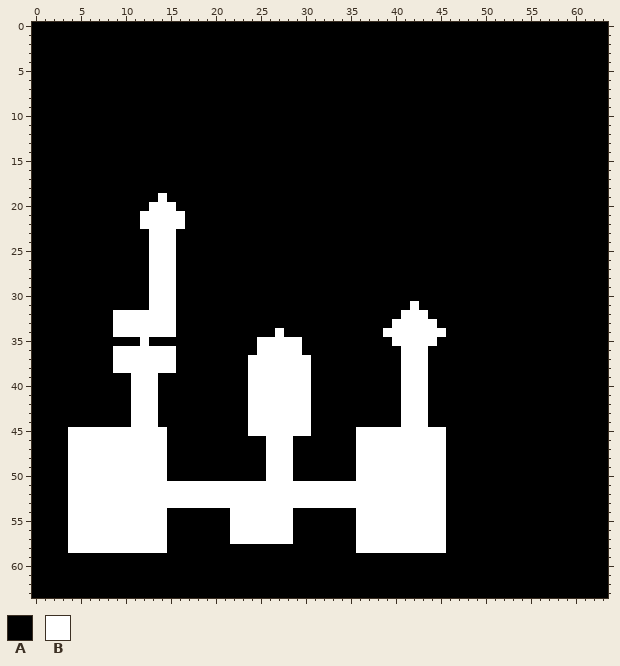
A pixel-art sprite gets an edit: Assets/LayoutMap.png. Above is the file before it was changed.
The file is 64x64 pixels.
Palette (. is transparent): A #000000  B #ffffff
Pixels before (only the part around the change), first column x 0:
 3 AAAAAAAAAAAAAAAAAAAAAAAAAAAAAAAAAAAAAAAAAAAAAAAAAAAAAAAAAAAAAAAA
 4 AAAAAAAAAAAAAAAAAAAAAAAAAAAAAAAAAAAAAAAAAAAAAAAAAAAAAAAAAAAAAAAA
 5 AAAAAAAAAAAAAAAAAAAAAAAAAAAAAAAAAAAAAAAAAAAAAAAAAAAAAAAAAAAAAAAA
 6 AAAAAAAAAAAAAAAAAAAAAAAAAAAAAAAAAAAAAAAAAAAAAAAAAAAAAAAAAAAAAAAA
 7 AAAAAAAAAAAAAAAAAAAAAAAAAAAAAAAAAAAAAAAAAAAAAAAAAAAAAAAAAAAAAAAA
 8 AAAAAAAAAAAAAAAAAAAAAAAAAAAAAAAAAAAAAAAAAAAAAAAAAAAAAAAAAAAAAAAA
 9 AAAAAAAAAAAAAAAAAAAAAAAAAAAAAAAAAAAAAAAAAAAAAAAAAAAAAAAAAAAAAAAA
10 AAAAAAAAAAAAAAAAAAAAAAAAAAAAAAAAAAAAAAAAAAAAAAAAAAAAAAAAAAAAAAAA
11 AAAAAAAAAAAAAAAAAAAAAAAAAAAAAAAAAAAAAAAAAAAAAAAAAAAAAAAAAAAAAAAA
12 AAAAAAAAAAAAAAAAAAAAAAAAAAAAAAAAAAAAAAAAAAAAAAAAAAAAAAAAAAAAAAAA
13 AAAAAAAAAAAAAAAAAAAAAAAAAAAAAAAAAAAAAAAAAAAAAAAAAAAAAAAAAAAAAAAA
14 AAAAAAAAAAAAAAAAAAAAAAAAAAAAAAAAAAAAAAAAAAAAAAAAAAAAAAAAAAAAAAAA
15 AAAAAAAAAAAAAAAAAAAAAAAAAAAAAAAAAAAAAAAAAAAAAAAAAAAAAAAAAAAAAAAA
16 AAAAAAAAAAAAAAAAAAAAAAAAAAAAAAAAAAAAAAAAAAAAAAAAAAAAAAAAAAAAAAAA
17 AAAAAAAAAAAAAAAAAAAAAAAAAAAAAAAAAAAAAAAAAAAAAAAAAAAAAAAAAAAAAAAA
18 AAAAAAAAAAAAAAAAAAAAAAAAAAAAAAAAAAAAAAAAAAAAAAAAAAAAAAAAAAAAAAAA
19 AAAAAAAAAAAAAABAAAAAAAAAAAAAAAAAAAAAAAAAAAAAAAAAAAAAAAAAAAAAAAAA
20 AAAAAAAAAAAAABBBAAAAAAAAAAAAAAAAAAAAAAAAAAAAAAAAAAAAAAAAAAAAAAAA
21 AAAAAAAAAAAABBBBBAAAAAAAAAAAAAAAAAAAAAAAAAAAAAAAAAAAAAAAAAAAAAAA
22 AAAAAAAAAAAABBBBBAAAAAAAAAAAAAAAAAAAAAAAAAAAAAAAAAAAAAAAAAAAAAAA
23 AAAAAAAAAAAAABBBAAAAAAAAAAAAAAAAAAAAAAAAAAAAAAAAAAAAAAAAAAAAAAAA
24 AAAAAAAAAAAAABBBAAAAAAAAAAAAAAAAAAAAAAAAAAAAAAAAAAAAAAAAAAAAAAAA
25 AAAAAAAAAAAAABBBAAAAAAAAAAAAAAAAAAAAAAAAAAAAAAAAAAAAAAAAAAAAAAAA
26 AAAAAAAAAAAAABBBAAAAAAAAAAAAAAAAAAAAAAAAAAAAAAAAAAAAAAAAAAAAAAAA
27 AAAAAAAAAAAAABBBAAAAAAAAAAAAAAAAAAAAAAAAAAAAAAAAAAAAAAAAAAAAAAAA
28 AAAAAAAAAAAAABBBAAAAAAAAAAAAAAAAAAAAAAAAAAAAAAAAAAAAAAAAAAAAAAAA
29 AAAAAAAAAAAAABBBAAAAAAAAAAAAAAAAAAAAAAAAAAAAAAAAAAAAAAAAAAAAAAAA
30 AAAAAAAAAAAAABBBAAAAAAAAAAAAAAAAAAAAAAAAAAAAAAAAAAAAAAAAAAAAAAAA
31 AAAAAAAAAAAAABBBAAAAAAAAAAAAAAAAAAAAAAAAAABAAAAAAAAAAAAAAAAAAAAA
32 AAAAAAAAABBBBBBBAAAAAAAAAAAAAAAAAAAAAAAAABBBAAAAAAAAAAAAAAAAAAAA
33 AAAAAAAAABBBBBBBAAAAAAAAAAAAAAAAAAAAAAAABBBBBAAAAAAAAAAAAAAAAAAA
34 AAAAAAAAABBBBBBBAAAAAAAAAAABAAAAAAAAAAABBBBBBBAAAAAAAAAAAAAAAAAA
35 AAAAAAAAAAAABAAAAAAAAAAAABBBBBAAAAAAAAAABBBBBAAAAAAAAAAAAAAAAAAA
36 AAAAAAAAABBBBBBBAAAAAAAAABBBBBAAAAAAAAAAABBBAAAAAAAAAAAAAAAAAAAA
37 AAAAAAAAABBBBBBBAAAAAAAABBBBBBBAAAAAAAAAABBBAAAAAAAAAAAAAAAAAAAA
38 AAAAAAAAABBBBBBBAAAAAAAABBBBBBBAAAAAAAAAABBBAAAAAAAAAAAAAAAAAAAA
39 AAAAAAAAAAABBBAAAAAAAAAABBBBBBBAAAAAAAAAABBBAAAAAAAAAAAAAAAAAAAA
40 AAAAAAAAAAABBBAAAAAAAAAABBBBBBBAAAAAAAAAABBBAAAAAAAAAAAAAAAAAAAA
41 AAAAAAAAAAABBBAAAAAAAAAABBBBBBBAAAAAAAAAABBBAAAAAAAAAAAAAAAAAAAA
42 AAAAAAAAAAABBBAAAAAAAAAABBBBBBBAAAAAAAAAABBBAAAAAAAAAAAAAAAAAAAA
43 AAAAAAAAAAABBBAAAAAAAAAABBBBBBBAAAAAAAAAABBBAAAAAAAAAAAAAAAAAAAA
44 AAAAAAAAAAABBBAAAAAAAAAABBBBBBBAAAAAAAAAABBBAAAAAAAAAAAAAAAAAAAA
45 AAAABBBBBBBBBBBAAAAAAAAABBBBBBBAAAAABBBBBBBBBBAAAAAAAAAAAAAAAAAA
46 AAAABBBBBBBBBBBAAAAAAAAAAABBBAAAAAAABBBBBBBBBBAAAAAAAAAAAAAAAAAA
47 AAAABBBBBBBBBBBAAAAAAAAAAABBBAAAAAAABBBBBBBBBBAAAAAAAAAAAAAAAAAA
48 AAAABBBBBBBBBBBAAAAAAAAAAABBBAAAAAAABBBBBBBBBBAAAAAAAAAAAAAAAAAA
49 AAAABBBBBBBBBBBAAAAAAAAAAABBBAAAAAAABBBBBBBBBBAAAAAAAAAAAAAAAAAA
50 AAAABBBBBBBBBBBAAAAAAAAAAABBBAAAAAAABBBBBBBBBBAAAAAAAAAAAAAAAAAA
51 AAAABBBBBBBBBBBBBBBBBBBBBBBBBBBBBBBBBBBBBBBBBBAAAAAAAAAAAAAAAAAA
52 AAAABBBBBBBBBBBBBBBBBBBBBBBBBBBBBBBBBBBBBBBBBBAAAAAAAAAAAAAAAAAA
53 AAAABBBBBBBBBBBBBBBBBBBBBBBBBBBBBBBBBBBBBBBBBBAAAAAAAAAAAAAAAAAA
54 AAAABBBBBBBBBBBAAAAAAABBBBBBBAAAAAAABBBBBBBBBBAAAAAAAAAAAAAAAAAA
55 AAAABBBBBBBBBBBAAAAAAABBBBBBBAAAAAAABBBBBBBBBBAAAAAAAAAAAAAAAAAA
56 AAAABBBBBBBBBBBAAAAAAABBBBBBBAAAAAAABBBBBBBBBBAAAAAAAAAAAAAAAAAA
57 AAAABBBBBBBBBBBAAAAAAABBBBBBBAAAAAAABBBBBBBBBBAAAAAAAAAAAAAAAAAA
58 AAAABBBBBBBBBBBAAAAAAAAAAAAAAAAAAAAABBBBBBBBBBAAAAAAAAAAAAAAAAAA
59 AAAAAAAAAAAAAAAAAAAAAAAAAAAAAAAAAAAAAAAAAAAAAAAAAAAAAAAAAAAAAAAA
60 AAAAAAAAAAAAAAAAAAAAAAAAAAAAAAAAAAAAAAAAAAAAAAAAAAAAAAAAAAAAAAAA
61 AAAAAAAAAAAAAAAAAAAAAAAAAAAAAAAAAAAAAAAAAAAAAAAAAAAAAAAAAAAAAAAA
62 AAAAAAAAAAAAAAAAAAAAAAAAAAAAAAAAAAAAAAAAAAAAAAAAAAAAAAAAAAAAAAAA
63 AAAAAAAAAAAAAAAAAAAAAAAAAAAAAAAAAAAAAAAAAAAAAAAAAAAAAAAAAAAAAAAA
New version:
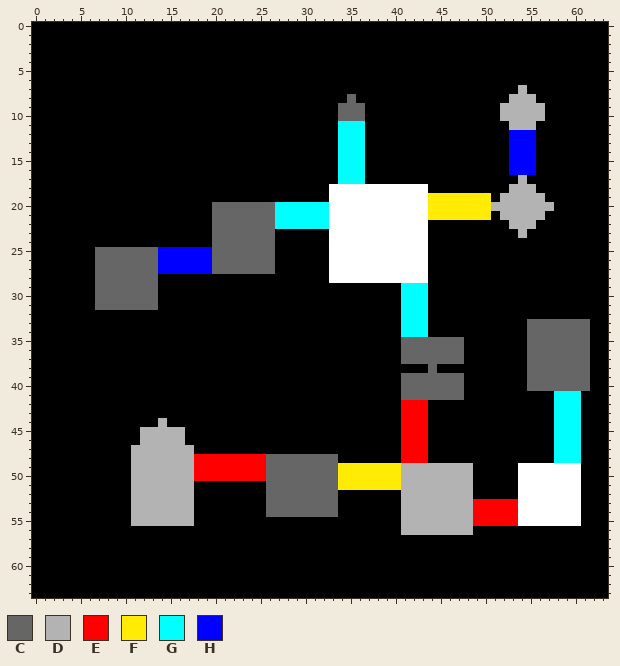
Colours new in this view: C #666666  D #b3b3b3  E #ff0000  F #ffeb04  G #00ffff  H #0000ff
The exact change:
Changed rows in their new state; - is an unchanged pixel.
first column x 4:
 7 --------------------------------------------------D-------
 8 -------------------------------C-----------------DDD------
 9 ------------------------------CCC---------------DDDDD-----
10 ------------------------------CCC---------------DDDDD-----
11 ------------------------------GGG----------------DDD------
12 ------------------------------GGG----------------HHH------
13 ------------------------------GGG----------------HHH------
14 ------------------------------GGG----------------HHH------
15 ------------------------------GGG----------------HHH------
16 ------------------------------GGG----------------HHH------
17 ------------------------------GGG-----------------D-------
18 -----------------------------BBBBBBBBBBB---------DDD------
19 ----------A------------------BBBBBBBBBBBFFFFFFF-DDDDD-----
20 ---------AAA----CCCCCCCGGGGGGBBBBBBBBBBBFFFFFFFDDDDDDD----
21 --------AAAAA---CCCCCCCGGGGGGBBBBBBBBBBBFFFFFFF-DDDDD-----
22 --------AAAAA---CCCCCCCGGGGGGBBBBBBBBBBB---------DDD------
23 ---------AAA----CCCCCCC------BBBBBBBBBBB----------D-------
24 ---------AAA----CCCCCCC------BBBBBBBBBBB------------------
25 ---CCCCCCCHHHHHHCCCCCCC------BBBBBBBBBBB------------------
26 ---CCCCCCCHHHHHHCCCCCCC------BBBBBBBBBBB------------------
27 ---CCCCCCCHHHHHHCCCCCCC------BBBBBBBBBBB------------------
28 ---CCCCCCCAA-----------------BBBBBBBBBBB------------------
29 ---CCCCCCCAA-------------------------GGG------------------
30 ---CCCCCCCAA-------------------------GGG------------------
31 ---CCCCCCCAA-------------------------GGG------------------
32 -----AAAAAAA-------------------------GGG------------------
33 -----AAAAAAA------------------------AGGGA----------CCCCCCC
34 -----AAAAAAA-----------A-----------AAGGGAA---------CCCCCCC
35 --------A------------AAAAA----------ACCCCCCC-------CCCCCCC
36 -----AAAAAAA---------AAAAA-----------CCCCCCC-------CCCCCCC
37 -----AAAAAAA--------AAAAAAA----------CCCCCCC-------CCCCCCC
38 -----AAAAAAA--------AAAAAAA----------AAAC----------CCCCCCC
39 -------AAA----------AAAAAAA----------CCCCCCC-------CCCCCCC
40 -------AAA----------AAAAAAA----------CCCCCCC-------CCCCCCC
41 -------AAA----------AAAAAAA----------CCCCCCC----------GGG-
42 -------AAA----------AAAAAAA----------EEE--------------GGG-
43 -------AAA----------AAAAAAA----------EEE--------------GGG-
44 -------AAAD---------AAAAAAA----------EEE--------------GGG-
45 AAAAAAAADDDDD-------AAAAAAA-----AAAAAEEEAA------------GGG-
46 AAAAAAAADDDDD---------AAA-------AAAAAEEEAA------------GGG-
47 AAAAAAADDDDDDD--------AAA-------AAAAAEEEAA------------GGG-
48 AAAAAAADDDDDDDEEEEEEEECCCCCCCC--AAAAAEEEAA------------GGG-
49 AAAAAAADDDDDDDEEEEEEEECCCCCCCCFFFFFFFDDDDDDDD-----BBBBBBB-
50 AAAAAAADDDDDDDEEEEEEEECCCCCCCCFFFFFFFDDDDDDDD-----BBBBBBB-
51 AAAAAAADDDDDDDAAAAAAAACCCCCCCCFFFFFFFDDDDDDDD-----BBBBBBB-
52 AAAAAAADDDDDDDAAAAAAAACCCCCCCCAAAAAAADDDDDDDD-----BBBBBBB-
53 AAAAAAADDDDDDDAAAAAAAACCCCCCCCAAAAAAADDDDDDDDEEEEEBBBBBBB-
54 AAAAAAADDDDDDD----AAAACCCCCCCC--AAAAADDDDDDDDEEEEEBBBBBBB-
55 AAAAAAADDDDDDD----AAAAAAA-------AAAAADDDDDDDDEEEEEBBBBBBB-
56 AAAAAAAAAAA-------AAAAAAA-------AAAAADDDDDDDD-------------
57 AAAAAAAAAAA-------AAAAAAA-------AAAAAAAAAA----------------
58 AAAAAAAAAAA---------------------AAAAAAAAAA----------------
